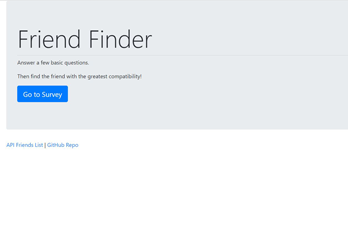
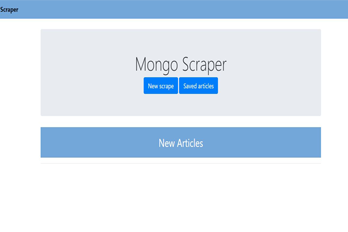
Layers edited between the first and the second 348px x 232px image:
added layer "Layer 9" above "Layer 8" over bbox(0, 0, 348, 164)
